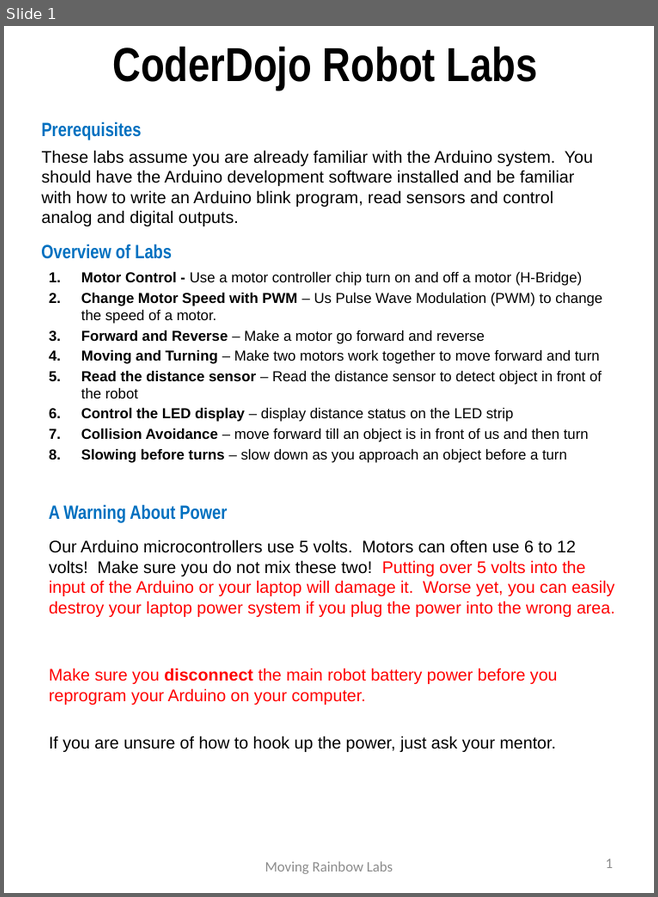
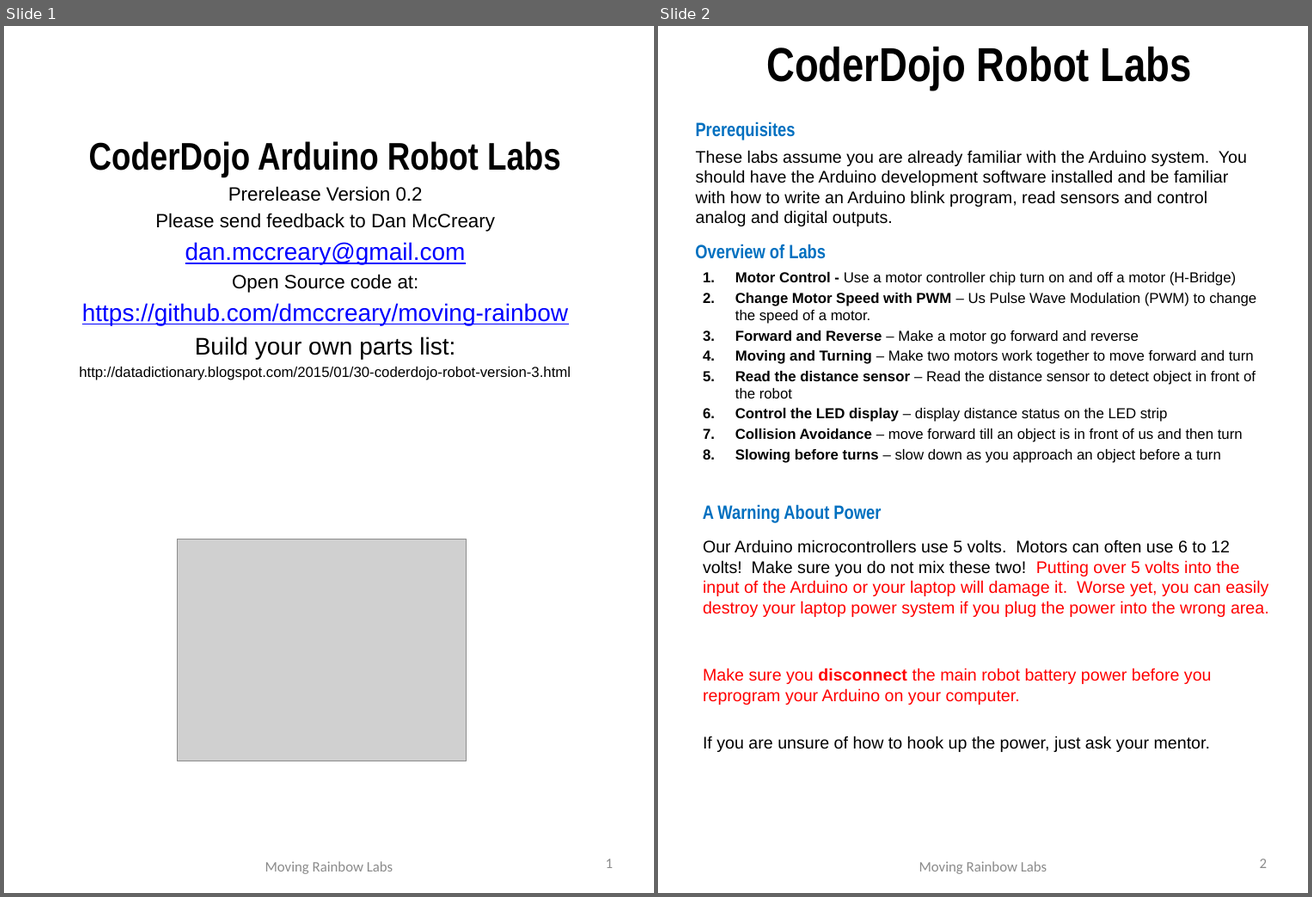
Before and after one commit to dmccreary/moving-rainbow, a slide deck: guide/CoderDojo_Robot_Labs.pptx. Shown side by side, each under a label of ours: slide 1 before the commit, slides 1 and 2 after it. The pictures are 658x897 and 1312x897 pixels, drawn with LibreOffice and Linux fonts; fonts in the diff are those of the drawing; grey boxes stand for pictures; background and template pictures are left out. Boxes give left, top, right and bottom in pixels: in the first picture for what was removed or moved away, otherwise in the second. Text is boxed around its words. In the diff, an @@ line names an element or a change of style, - is before the commit and + after.

Commit message:
added new labs

```diff
--- a/guide/CoderDojo_Robot_Labs.pptx
+++ b/guide/CoderDojo_Robot_Labs.pptx
@@ slide 1 added at box(4, 26, 654, 893), background #FFFFFF @@
@@ text added at box(79, 141, 571, 380), 20 pt, text #000000 @@
+CoderDojo Arduino Robot Labs
+Prerelease Version 0.2
+Please send feedback to Dan McCreary
+dan.mccreary@gmail.com
+Open Source code at:
+https://github.com/dmccreary/moving-rainbow
+Build your own parts list:
+http://datadictionary.blogspot.com/2015/01/30-coderdojo-robot-version-3.html
@@ picture added at box(178, 539, 466, 761) @@
@@ text added at box(265, 861, 393, 874), 12 pt, text #8C8C8C @@
+Moving Rainbow Labs
@@ page number added at box(606, 858, 613, 868), 12 pt, text #8C8C8C @@
+1
@@ what was slide 1 is now slide 2 @@
@@ page number at box(1260, 858, 1267, 868): text changed @@
-1
+2
```
Also in this commit, not shown: 11 other files.
